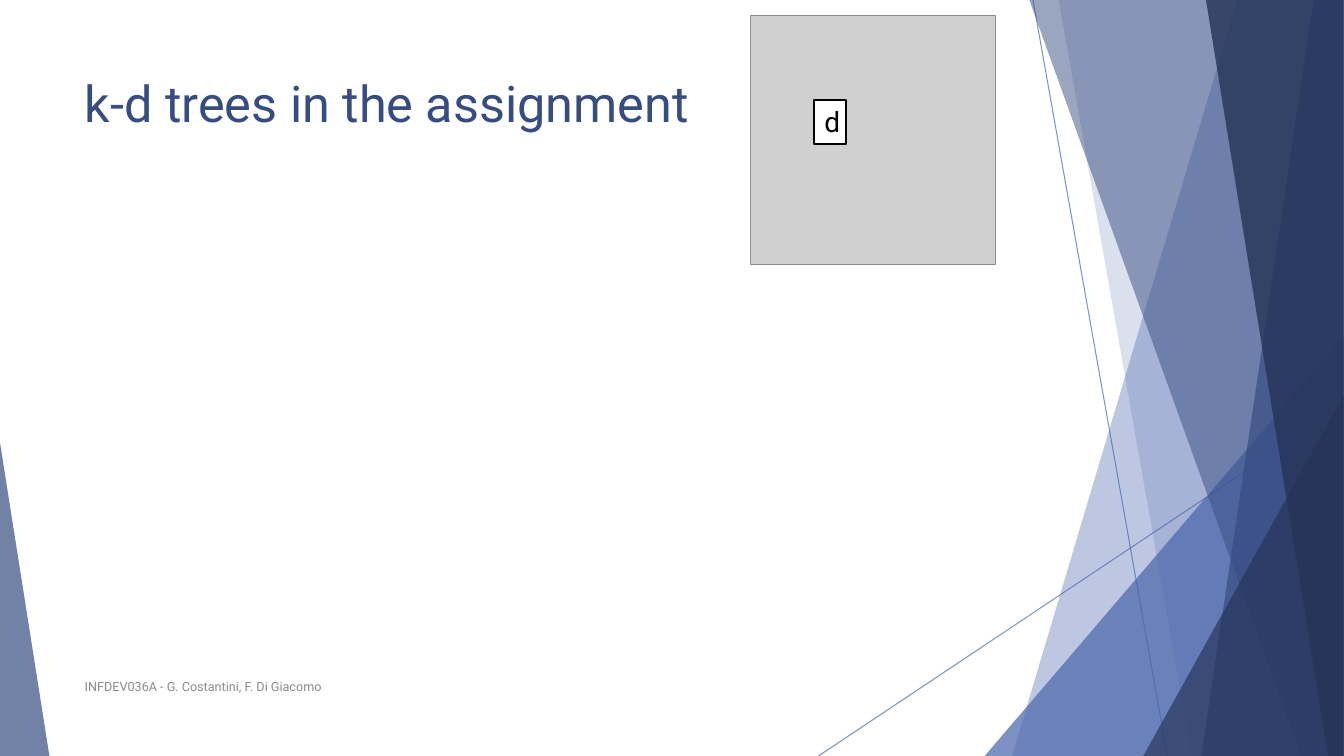
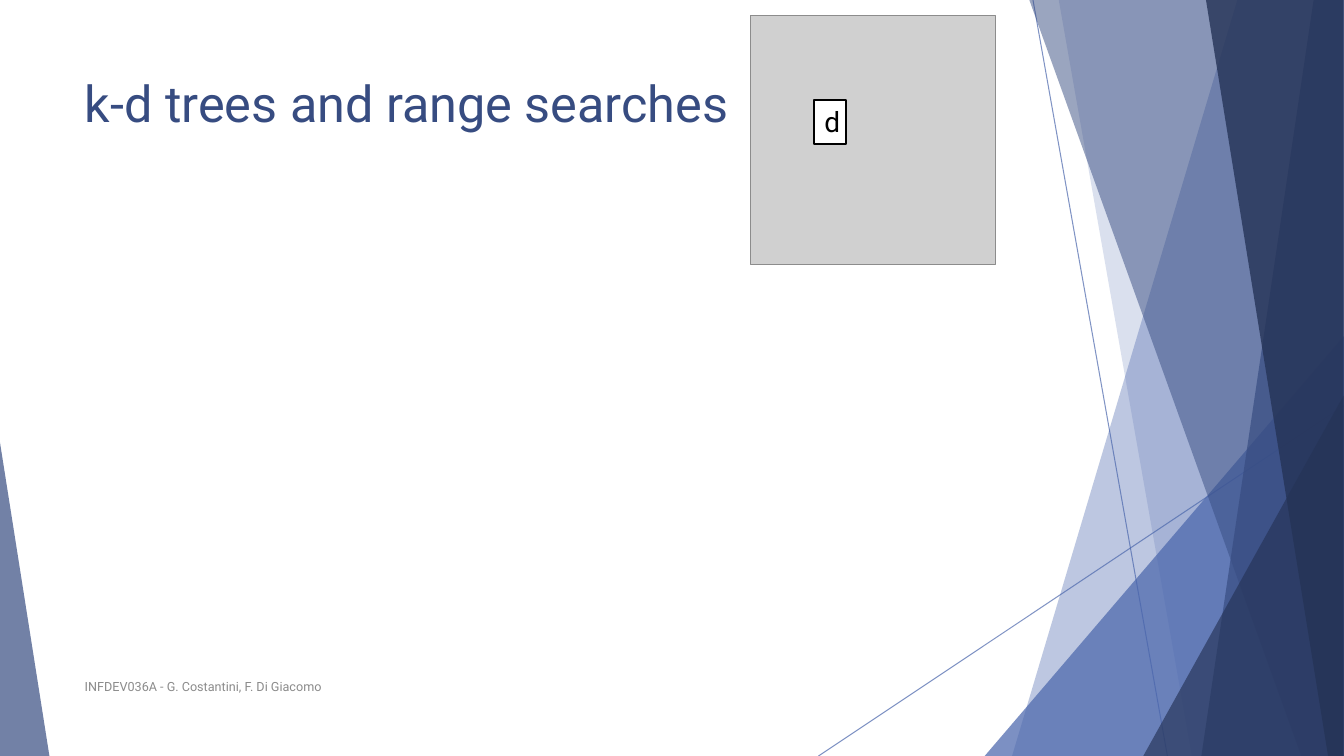
Before and after one commit to FurkanAndac/Development-6A, a slide deck: slide 56 of Lesson slides/Unit 4 - Binary trees.pptx (slide 55 before the commit). Drawn at 1344x756 pixels with LibreOffice and Linux fonts; fonts in the diff are those of the drawing; grey boxes stand for pictures. Boxes give left, top, right and bottom in pixels: in the first picture for what was removed or moved away, otherwise in the second. Text is boxed around its words. In the diff, an @@ line names an element or a change of style, - is before the commit and + after.

```diff
--- a/Lesson slides/Unit 4 - Binary trees.pptx
+++ b/Lesson slides/Unit 4 - Binary trees.pptx
@@ title at (85,84,729,133): text changed @@
-k-d trees in the assignment
+k-d trees and range searches
```
Also in this commit, not shown: 5 other slides changed, 1 slide added, 1 other file.
